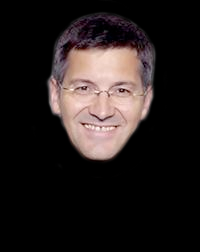
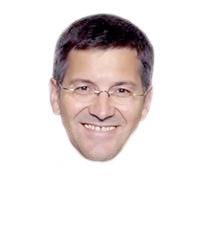
Revision of a layered 200 × 252 image; what changed, layer by layer:
hid "Background" over [0, 0, 200, 252]
